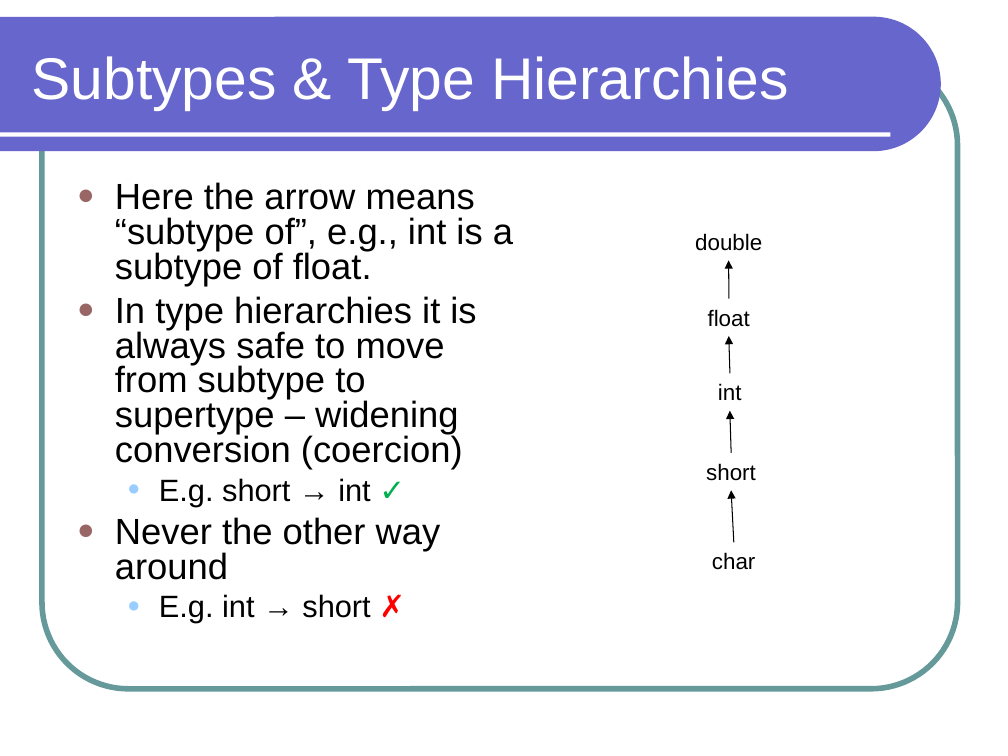
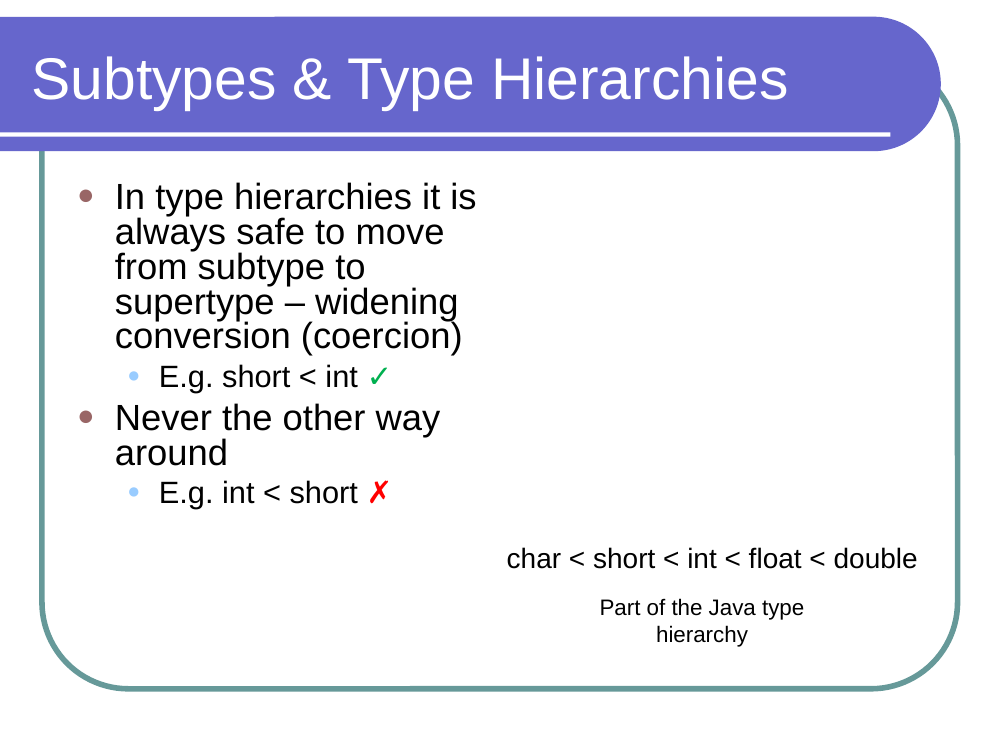
Before and after one commit to lutzhamel/CSC301, a slide deck: slide 7 of notes/csc301-ln003.ppt. Drawn at 1008x756 pixels with LibreOffice and Linux fonts; fonts in the diff are those of the drawing. Boxes give left, top, right and bottom in pixels: in the first picture for what was removed or moved away, otherwise in the second. Text is boxed around its words. In the diff, an @@ line names an element or a change of style, - is before the commit and + after.

```diff
--- a/notes/csc301-ln003.ppt
+++ b/notes/csc301-ln003.ppt
@@ text at (115, 182, 513, 286): paragraph removed @@
-● Here the arrow means “subtype of”, e.g., int is a subtype of float.
@@ text removed at (695, 233, 762, 251) @@
-double
@@ arrow removed from (729, 298) to (729, 260) @@
@@ text removed at (708, 309, 750, 327) @@
-float
@@ arrow removed from (730, 373) to (729, 336) @@
@@ text at (159, 364, 357, 392): text changed @@
-  ● E.g. short → int ✓
+  ● E.g. short < int ✓
@@ text removed at (718, 383, 742, 400) @@
-int
@@ arrow removed from (731, 453) to (730, 410) @@
@@ text removed at (706, 463, 756, 481) @@
-short
@@ text at (159, 480, 358, 509): text changed @@
-  ● E.g. int → short ✗
+  ● E.g. int < short ✗
@@ arrow removed from (734, 542) to (731, 490) @@
@@ text added at (507, 547, 918, 569), 20 pt, text #000000 @@
+char < short < int < float < double
@@ text removed at (712, 552, 755, 570) @@
-char
@@ text added at (600, 598, 804, 647), 16 pt, text #000000 @@
+Part of the Java type
+hierarchy
```
Also in this commit, not shown: 11 other slides changed, 3 slides added, 6 slides removed, 5 other files.
